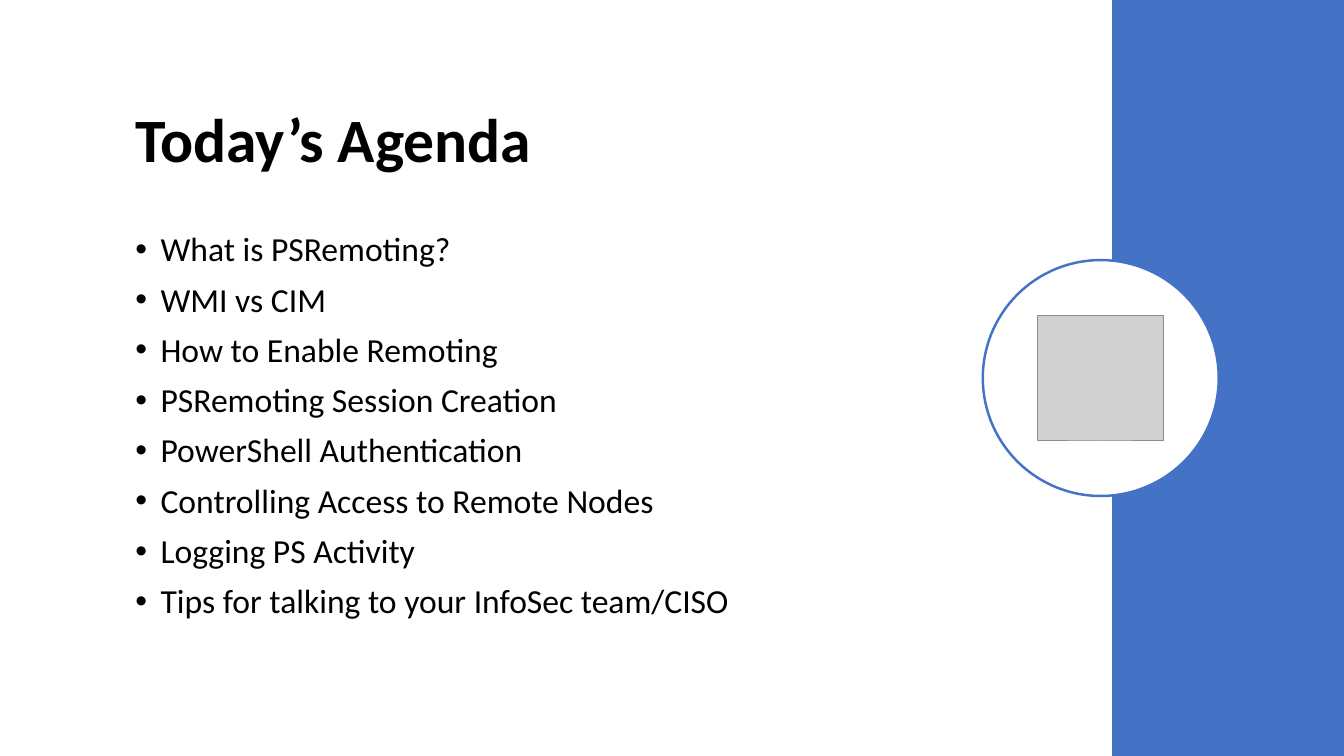
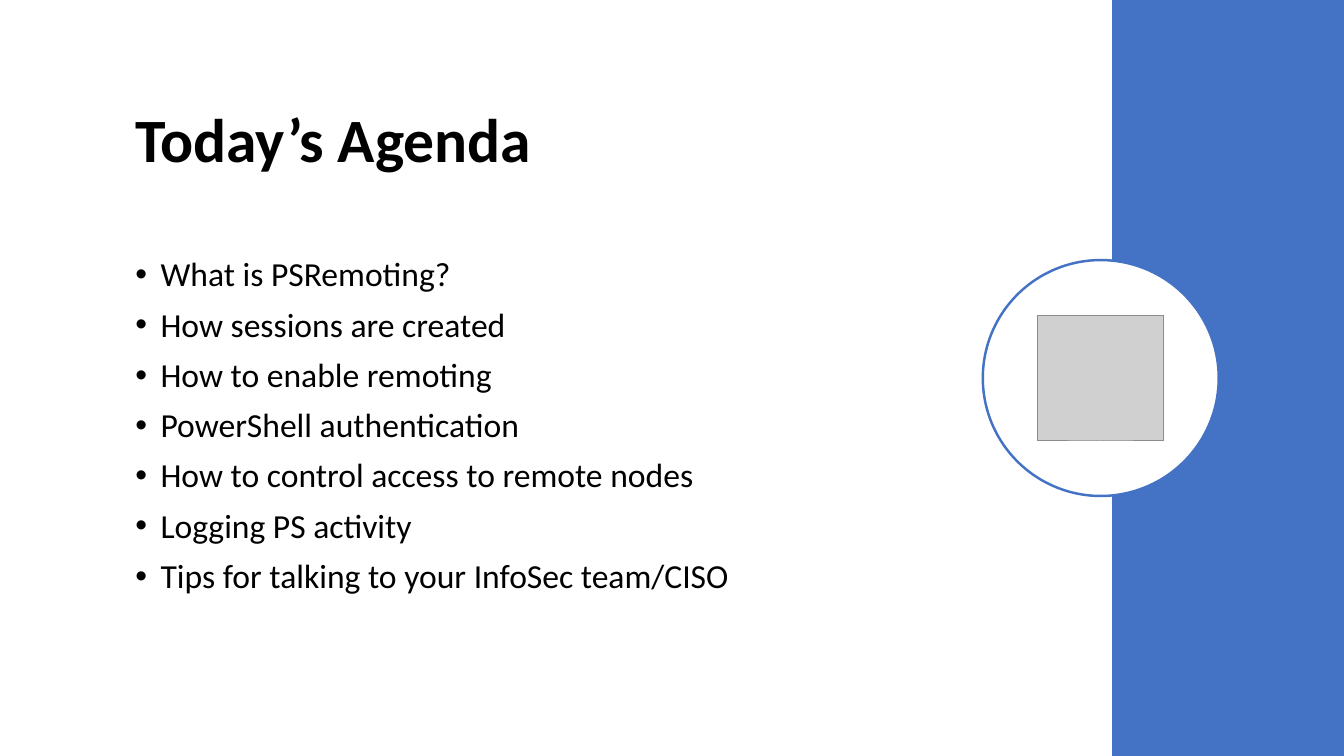
Before and after one commit to compwiz32/Presentations, a slide deck: slide 3 of 2019-11 RTPSUG/Configuring PSRemoting security and logging.pptx. Drawn at 1344x756 pixels with LibreOffice and Linux fonts; fonts in the diff are those of the drawing; grey boxes stand for pictures. Boxes give left, top, right and bottom in pixels: in the first picture for what was removed or moved away, otherwise in the second. Text is boxed around its words. In the diff, an @@ line names an element or a change of style, - is before the commit and + after.

Commit message:
presentation ready

```diff
--- a/2019-11 RTPSUG/Configuring PSRemoting security and logging.pptx
+++ b/2019-11 RTPSUG/Configuring PSRemoting security and logging.pptx
@@ text at [161,313,693,544]: text changed @@
-• WMI vs CIM
-• How to Enable Remoting
-• PSRemoting Session Creation
-• PowerShell Authentication
-• Controlling Access to Remote Nodes
-• Logging PS Activity
+• How sessions are created
+• How to enable remoting
+• PowerShell authentication
+• How to control access to remote nodes
+• Logging PS activity
```
Also in this commit, not shown: 5 other slides changed, 29 slides added, 1 slide removed, 1 other file.
